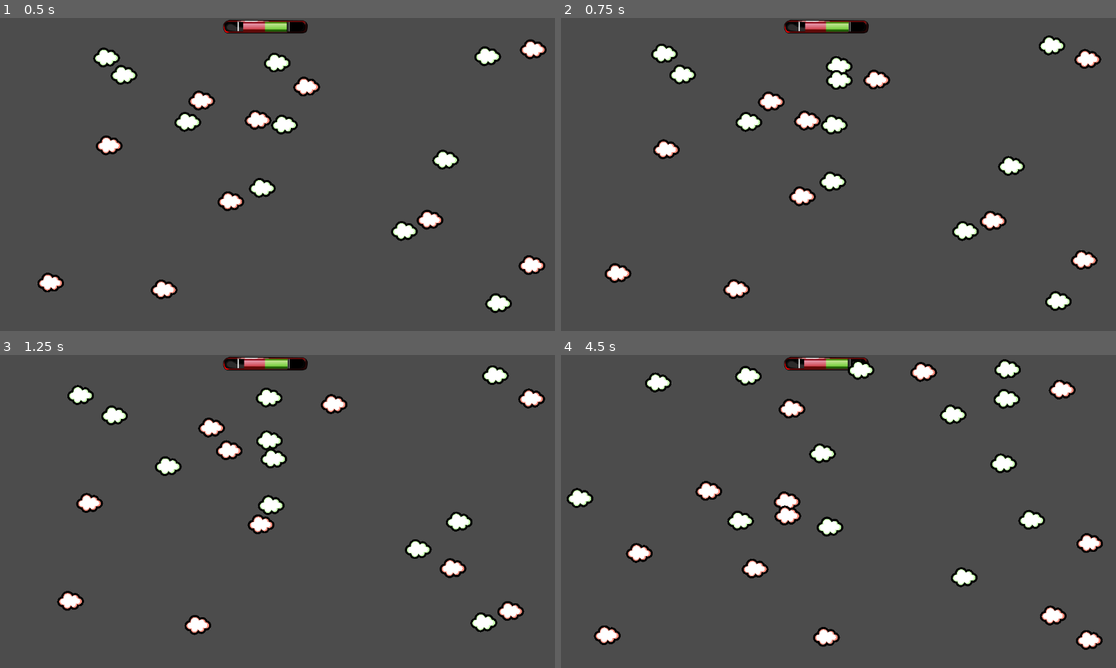
Above: before the commit, frames 1-4 (two rows, left to right).
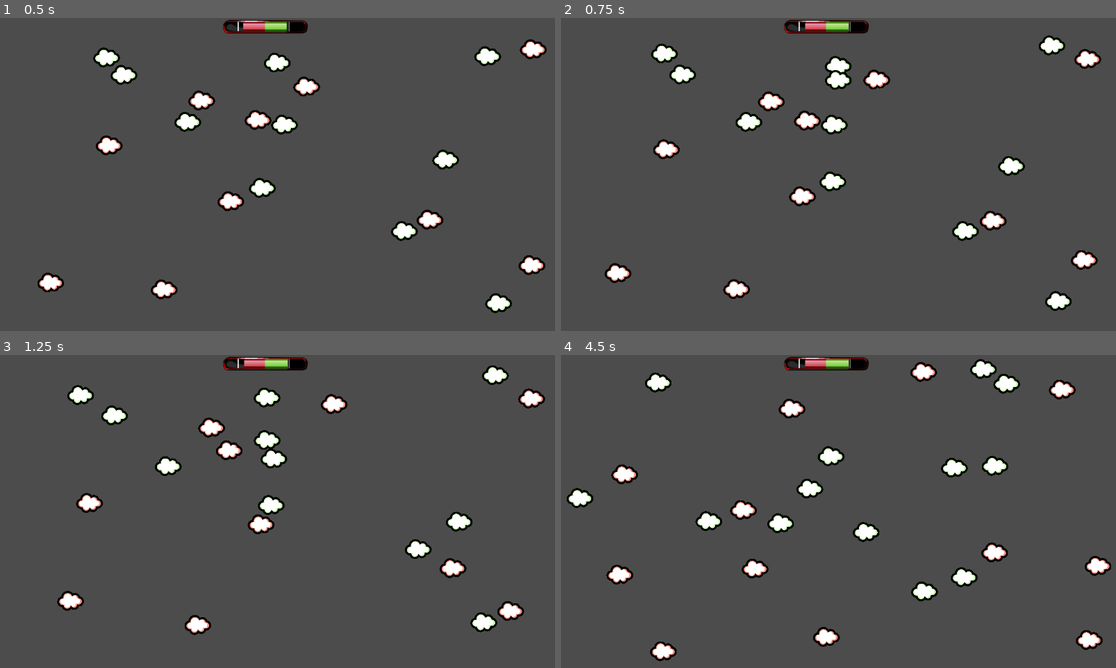
Above: after the commit, the same moments.

Repository: JadeMaveric/GMTK20
Game: Godot game, scene res://main.tscn
Same seed, same stepped clock (60 frames per second), same inputs: the game is played once before the commit and once after it.
Inputs (mouse positions are in pixels of both pictures, inside the frame that each line leads up to):
- Up to frame 1 (0.5 s): no input
- Up to frame 2 (0.75 s): move the mouse to (838, 64) at 0.52 s; click (838, 64) at 0.67 s
- Up to frame 3 (1.25 s): no input
- Up to frame 4 (4.5 s): move the mouse to (633, 602) at 1.27 s; click (633, 602) at 1.42 s; move the mouse to (966, 527) at 2.02 s; click (966, 527) at 2.17 s; move the mouse to (1054, 555) at 2.77 s; click (1054, 555) at 2.92 s; move the mouse to (1021, 370) at 3.52 s; click (1021, 370) at 3.67 s; move the mouse to (777, 505) at 4.27 s; click (777, 505) at 4.42 s

Frame 1 is identical in both runs. In frame 2, 0.2% of the frame differs, in the area x 47-53%, y 12-23%; in frame 3, 0.3%; in frame 4, 6.5%, in the area x 5-100%, y 1-98%.

Commit message:
Remove mouseover randomness, was frustating

Diff:
--- a/thoughts/Thought.tscn
+++ b/thoughts/Thought.tscn
@@ -25,10 +25,8 @@
 texture = ExtResource( 1 )
 
 [node name="MovementTimer" type="Timer" parent="."]
-autostart = true
 
 [node name="LifetimeTimer" type="Timer" parent="."]
 wait_time = 5.0
-[connection signal="mouse_entered" from="." to="." method="_change_velocity"]
 [connection signal="timeout" from="MovementTimer" to="." method="_change_velocity"]
 [connection signal="timeout" from="LifetimeTimer" to="." method="_on_LifetimeTimer_timeout"]
--- a/thoughts/actions.gd
+++ b/thoughts/actions.gd
@@ -5,7 +5,7 @@
 # var b = "text"
 export(int) var speed = 110
 
-var ThoughtNode = load("res://thoughts/Thought.tscn")
+var ThoughtNode = load("res://thoughts/thought.tscn")
 
 func rand_vector():
 	return Vector2(rand_range(-1, 1), rand_range(-1, 1)).normalized()
@@ -30,6 +30,7 @@
 	var wait_time = rand_range(5, 20)
 	$LifetimeTimer.set_wait_time(wait_time)
 	$LifetimeTimer.start()
+	$MovementTimer.start()
 
 
 # Called every frame. 'delta' is the elapsed time since the previous frame.
@@ -47,7 +48,9 @@
 
 func _change_velocity():
 	var screen = get_viewport_rect()
-	$MovementTimer.set_wait_time(1.0)
+
+	if $MovementTimer.get_wait_time() != 1.0:
+		$MovementTimer.set_wait_time(1.0)
 
 	if screen.has_point(position):
 		set_linear_velocity(rand_vector() * speed)
